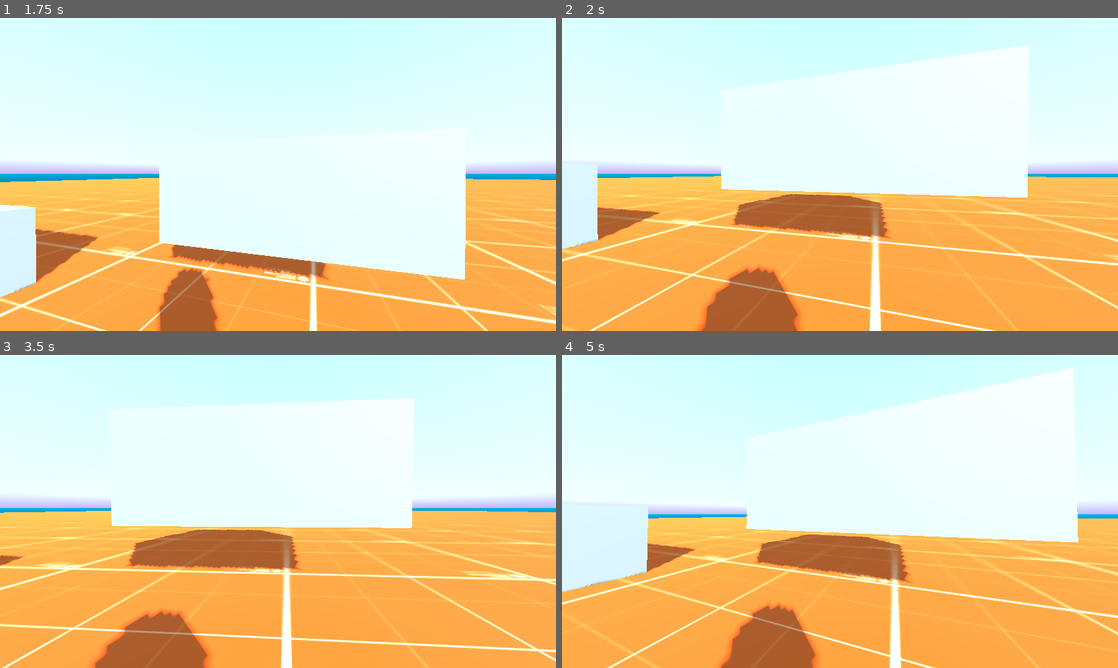
Above: before the commit, frames 1-4 (two rows, left to right).
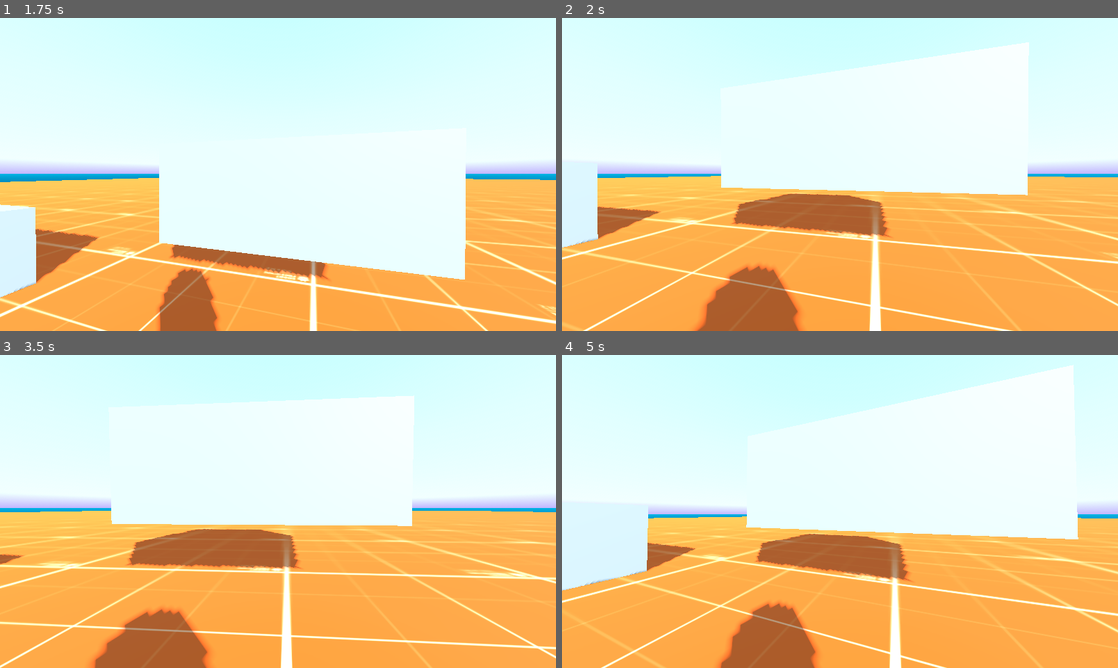
Above: after the commit, the same moments.

Repository: init-Sense/octant
Game: Godot game, scene res://scenes/octagon.tscn
The game is run twice, just before and just after one commit, with the same random seed, the same clock (stepped at 60 frames per second) and the same inputs. A sky picture missing from this copy of the repository is replaced by a grey-blue gradient.
Inputs (mouse positions are in pixels of both pictures, inside the frame that each line leads up to):
- Up to frame 1 (1.75 s): tap Enter at 0.5 s; move the mouse to (305, 174) at 0.52 s; hold Q (debug_crouch_up) from 0.53 s (still down); tap Space (jump) at 0.6, 0.77, 1.07, 1.52, 1.55 s; move the mouse to (250, 174) at 1.27 s; tap Shift (sprint) at 1.35 s
- Up to frame 2 (2 s): keep holding Q (debug_crouch_up); tap Space (jump) at 1.82 s
- Up to frame 3 (3.5 s): keep holding Q (debug_crouch_up); move the mouse to (289, 505) at 2.02 s; tap Space (jump) at 2.1, 3.02, 3.05, 3.32 s; move the mouse to (272, 517) at 2.77 s; tap Shift (sprint) at 2.85 s
- Up to frame 4 (5 s): keep holding Q (debug_crouch_up); move the mouse to (878, 514) at 3.52 s; tap Space (jump) at 3.6, 3.77, 4.07, 4.52, 4.55, 4.82 s; move the mouse to (795, 508) at 4.27 s; tap Shift (sprint) at 4.35 s

Frame 1 is identical in both runs. In frame 2, 5.0% of the frame differs, in the area x 0-100%, y 7-100%; in frame 3, 5.5%, in the area x 0-100%, y 12-100%; in frame 4, 4.6%.

Commit message:
feat: Dynamic head bob based on jump height

Diff:
--- a/scripts/player/head_bob.gd
+++ b/scripts/player/head_bob.gd
@@ -7,6 +7,7 @@
 @onready var jump: PlayerJump3D = %Jump
 #endregion
 
+
 #region VARIABLES
 const DEFAULT_AMPLITUDE: float = 0.1
 const DEFAULT_FREQUENCY: float = 5.0
@@ -14,9 +15,12 @@
 const FREQUENCY_FACTOR: float = 0.4
 const RESET_SPEED: float = 1.0
 const CAMERA_HEIGHT: float = 0.5
-const LANDING_IMPACT_AMPLITUDE: float = 0.05
+const BASE_LANDING_IMPACT_AMPLITUDE: float = 0.05
+const MAX_LANDING_IMPACT_AMPLITUDE: float = 0.15
 const LANDING_IMPACT_DURATION: float = 0.2
 const LANDING_RESET_SPEED: float = 2.0
+const MAX_IMPACT_HEIGHT: float = 10.0
+
 
 var bob_time: float = 0.0
 var current_offset: float = 0.0
@@ -26,7 +30,11 @@
 var landing_impact_time: float = 0.0
 var is_landing: bool = false
 var landing_offset: float = 0.0
+var max_jump_height: float = 0.0
+var jump_start_height: float = 0.0
+var current_landing_impact_amplitude: float = BASE_LANDING_IMPACT_AMPLITUDE
 #endregion
+
 
 #region LIFECYCLE
 func _physics_process(delta: float) -> void:
@@ -35,6 +43,9 @@
 	elif is_bobbing:
 		smooth_reset_head_bob(delta)
 
+	if player.is_jumping():
+		track_jump_height()
+
 	if is_landing:
 		apply_landing_impact(delta)
 	elif landing_offset != 0:
@@ -42,7 +53,9 @@
 
 	camera.position.y = CAMERA_HEIGHT + current_offset + landing_offset
 
+
 func _ready() -> void:
+	jump.connect("jumped", Callable(self, "on_player_jumped"))
 	jump.connect("landed", Callable(self, "on_player_landed"))
 #endregion
 
@@ -52,6 +65,7 @@
 	bob_time += current_frequency * delta
 	current_offset = sin(bob_time) * current_amplitude
 
+
 func smooth_reset_head_bob(delta: float) -> void:
 	current_offset = move_toward(current_offset, 0, RESET_SPEED * delta)
 	if abs(current_offset) < 0.01:
@@ -59,24 +73,40 @@
 		current_offset = 0
 		is_bobbing = false
 
+
 func handle_bob_wave() -> void:
 	current_amplitude = DEFAULT_AMPLITUDE * direction.velocity_vector.length() * AMPLITUDE_FACTOR
 	current_frequency = DEFAULT_FREQUENCY * direction.velocity_vector.length() * FREQUENCY_FACTOR
 #endregion
 
-#region LANDING IMPACT
+
+#region LANDING
+func on_player_jumped() -> void:
+	jump_start_height = player.global_position.y
+	max_jump_height = jump_start_height
+
+
+func track_jump_height() -> void:
+	max_jump_height = max(max_jump_height, player.global_position.y)
+
+
 func on_player_landed() -> void:
 	is_landing = true
 	landing_impact_time = 0.0
+	var jump_height = max_jump_height - jump_start_height
+	var height_factor = clamp(jump_height / MAX_IMPACT_HEIGHT, 0, 1)
+	current_landing_impact_amplitude = lerp(BASE_LANDING_IMPACT_AMPLITUDE, MAX_LANDING_IMPACT_AMPLITUDE, height_factor)
+
 
 func apply_landing_impact(delta: float) -> void:
 	landing_impact_time += delta
 	var impact_progress = landing_impact_time / LANDING_IMPACT_DURATION
-	landing_offset = -sin(impact_progress * PI) * LANDING_IMPACT_AMPLITUDE
+	landing_offset = -sin(impact_progress * PI) * current_landing_impact_amplitude
 
 	if landing_impact_time >= LANDING_IMPACT_DURATION:
 		is_landing = false
 
+
 func smooth_reset_landing_impact(delta: float) -> void:
 	landing_offset = move_toward(landing_offset, 0, LANDING_RESET_SPEED * delta)
 #endregion
--- a/scripts/player/jump.gd
+++ b/scripts/player/jump.gd
@@ -22,7 +22,11 @@
 var jump_inertia: Vector2 = Vector2.ZERO
 #endregion
 
+
+#region SIGNALS
 signal landed
+#endregion
+
 
 #region LIFECYCLE
 func _physics_process(delta: float) -> void:
@@ -44,11 +48,13 @@
 
 		jump_inertia = Vector2(direction.velocity_vector.x, direction.velocity_vector.z) * inertia_factor
 
+
 func handle_jump() -> void:
 	if is_jump_requested and player.is_on_floor():
 		direction.velocity_vector.y = JUMPING_SPEED
 		player.set_jumping()
 		is_jump_requested = false
+
 
 func apply_inertia(delta: float) -> void:
 	if player.is_jumping():
@@ -57,6 +63,7 @@
 
 		jump_inertia = jump_inertia.move_toward(Vector2.ZERO, INERTIA_DECELERATION * delta)
 
+
 func ground_check() -> void:
 	if player.is_jumping() and player.is_on_floor() and direction.velocity_vector.y <= 0:
 		player.set_no_action()
--- a/scripts/player/motion.gd
+++ b/scripts/player/motion.gd
@@ -1,4 +1,5 @@
 extends Node
+
 
 #region NODES
 @onready var player: Player = $"../.."
